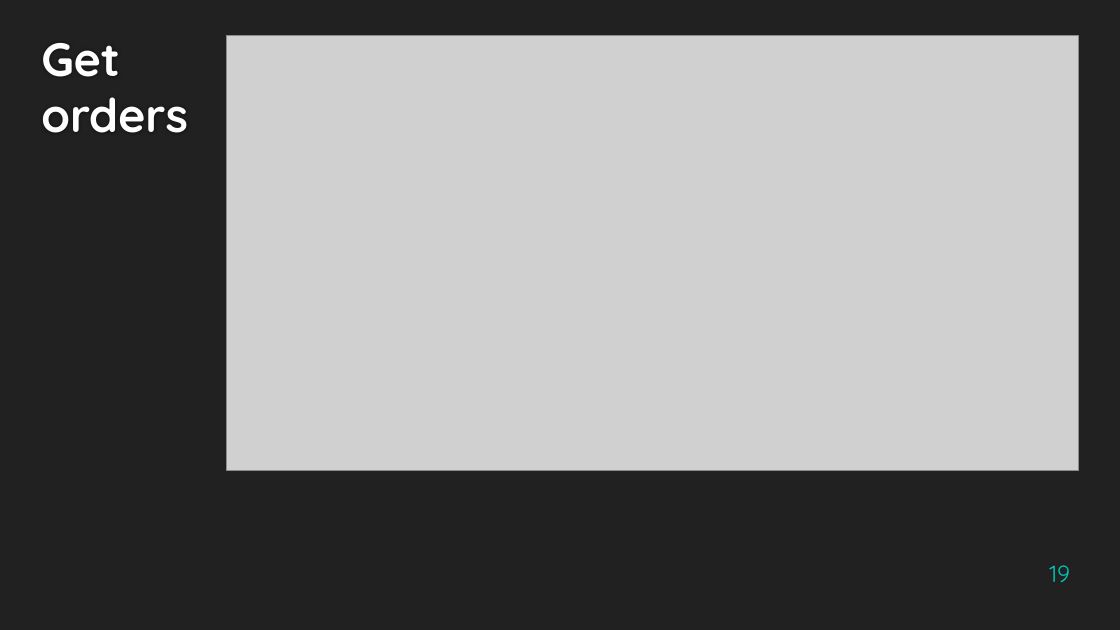
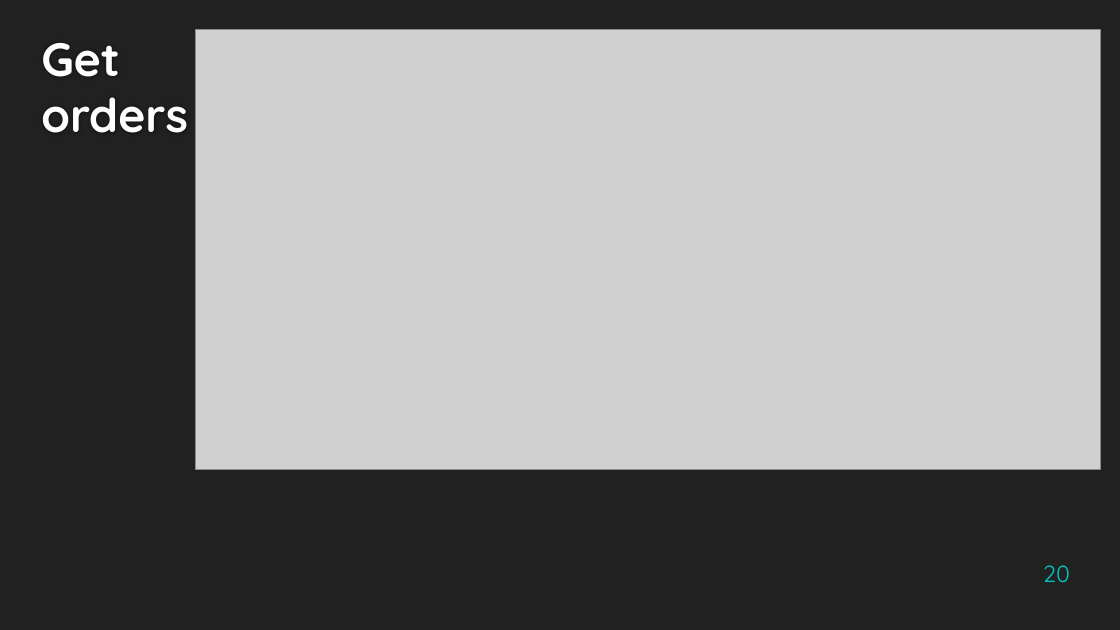
Before and after one commit to fedy97/TIW_RIA-2020-2021, a slide deck: slide 20 of doc/RIA/TIW_PRJ5_2020_2021_v2.pptx (slide 19 before the commit). Drawn at 1120x630 pixels with LibreOffice and Linux fonts; fonts in the diff are those of the drawing; grey boxes stand for pictures. Boxes give left, top, right and bottom in pixels: in the first picture for what was removed or moved away, otherwise in the second. Text is boxed around its words. In the diff, an @@ line names an element or a change of style, - is before the commit and + after.

```diff
--- a/doc/RIA/TIW_PRJ5_2020_2021_v2.pptx
+++ b/doc/RIA/TIW_PRJ5_2020_2021_v2.pptx
@@ picture: place and size @@
-picture at <box>227,35,1079,471</box>
+picture at <box>195,29,1101,469</box>
@@ page number at <box>1043,565,1070,582</box>: text changed @@
-19
+20
```
Also in this commit, not shown: 3 other slides changed, 1 slide added.
